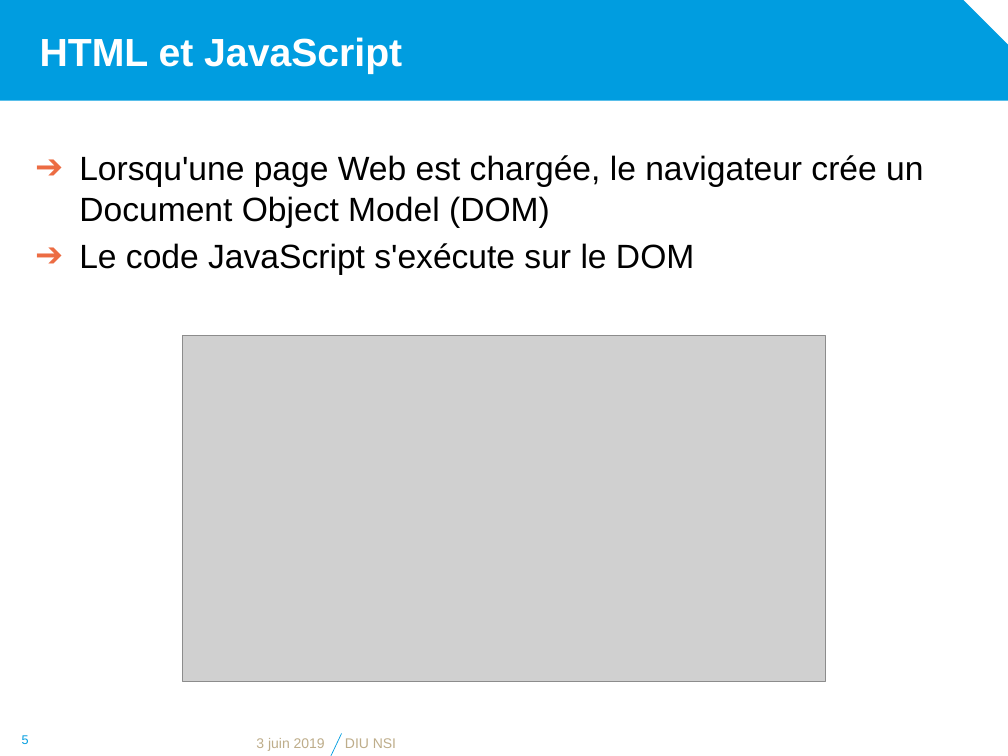
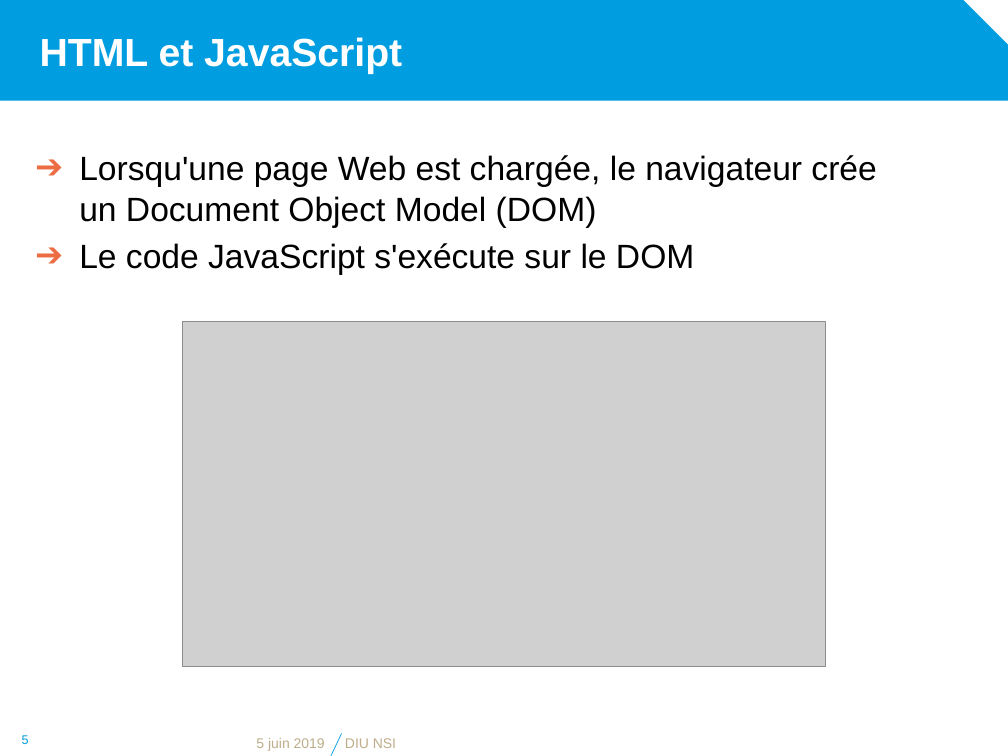
Before and after one commit to diu-uf-bordeaux/bloc1, a slide deck: slide 5 of web/4-JS/JavaScript.pptx. Drawn at 1008x756 pixels with LibreOffice and Linux fonts; fonts in the diff are those of the drawing; grey boxes stand for pictures; background and template pictures are left out. Boxes give left, top, right and bottom in pixels: in the first picture for what was removed or moved away, otherwise in the second. Text is boxed around its words. In the diff, an @@ line names an element or a change of style, - is before the commit and + after.

```diff
--- a/web/4-JS/JavaScript.pptx
+++ b/web/4-JS/JavaScript.pptx
@@ text "Lorsqu'une page Web est chargée, ..." rewrapped from box(79, 155, 923, 275) to box(79, 155, 876, 275) @@
@@ picture: place and size @@
-picture at box(182, 336, 826, 681)
+picture at box(182, 322, 826, 667)
@@ text at box(256, 738, 325, 751): text changed @@
-3 juin 2019
+5 juin 2019
```
Also in this commit, not shown: 6 other slides changed, 1 slide added.
